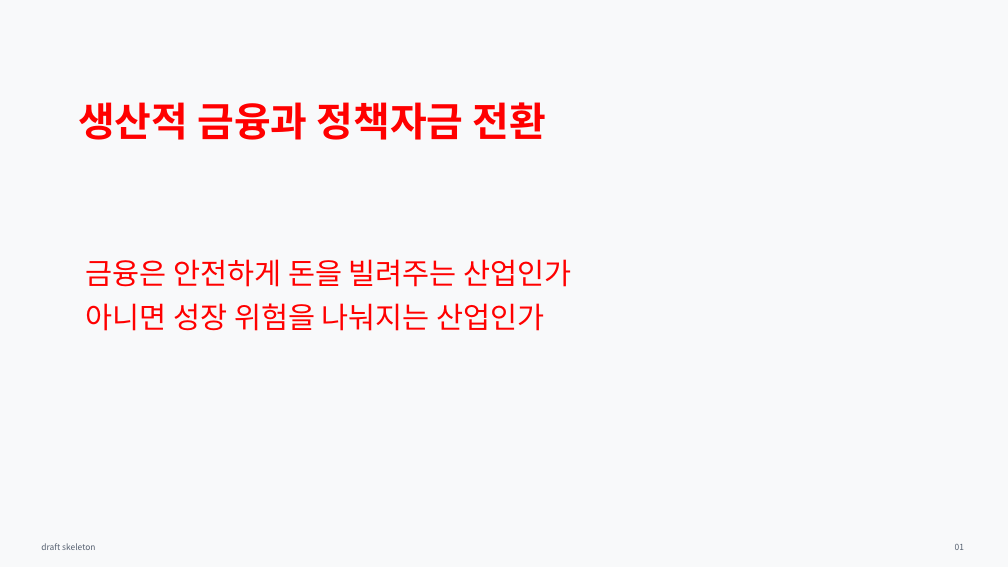
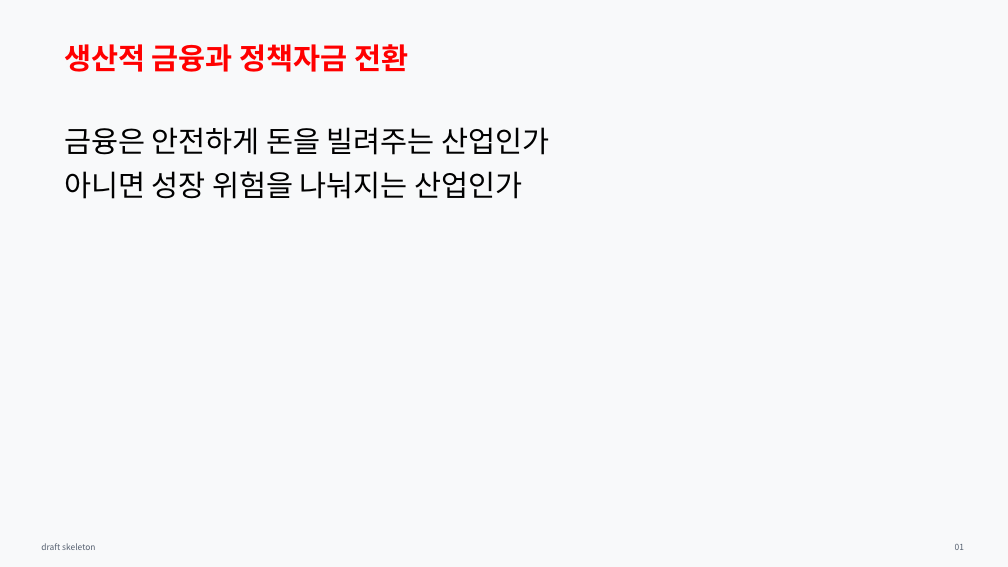
Before and after one commit to Rlearnchan/luddite, a slide deck: slide 1 of outputs/pptx/productive_finance_policy_styled_draft.pptx. Drawn at 1008x567 pixels with LibreOffice and Linux fonts; fonts in the diff are those of the drawing. Boxes give left, top, right and bottom in pixels: in the first picture for what was removed or moved away, otherwise in the second. Text is boxed around its words. In the diff, an @@ line names an element or a change of style, - is before the commit and + after.

```diff
--- a/outputs/pptx/productive_finance_policy_styled_draft.pptx
+++ b/outputs/pptx/productive_finance_policy_styled_draft.pptx
@@ text "생산적 금융과 정책자금 전환": place and size @@
-text "생산적 금융과 정책자금 전환" at <box>78,102,546,140</box>
+text "생산적 금융과 정책자금 전환" at <box>64,44,408,72</box>
@@ text "생산적 금융과 정책자금 전환" at <box>64,44,408,72</box>: size 38 to 28 pt @@
@@ text "금융은 안전하게 돈을 빌려주는 산업인가": place and size @@
-text "금융은 안전하게 돈을 빌려주는 산업인가" at <box>86,259,571,331</box>
+text "금융은 안전하게 돈을 빌려주는 산업인가" at <box>64,127,550,199</box>
@@ text "금융은 안전하게 돈을 빌려주는 산업인가" at <box>64,127,550,199</box>: text colour #FF0000 to #000000 @@
```
Also in this commit, not shown: 20 other slides changed, 8 other files.
